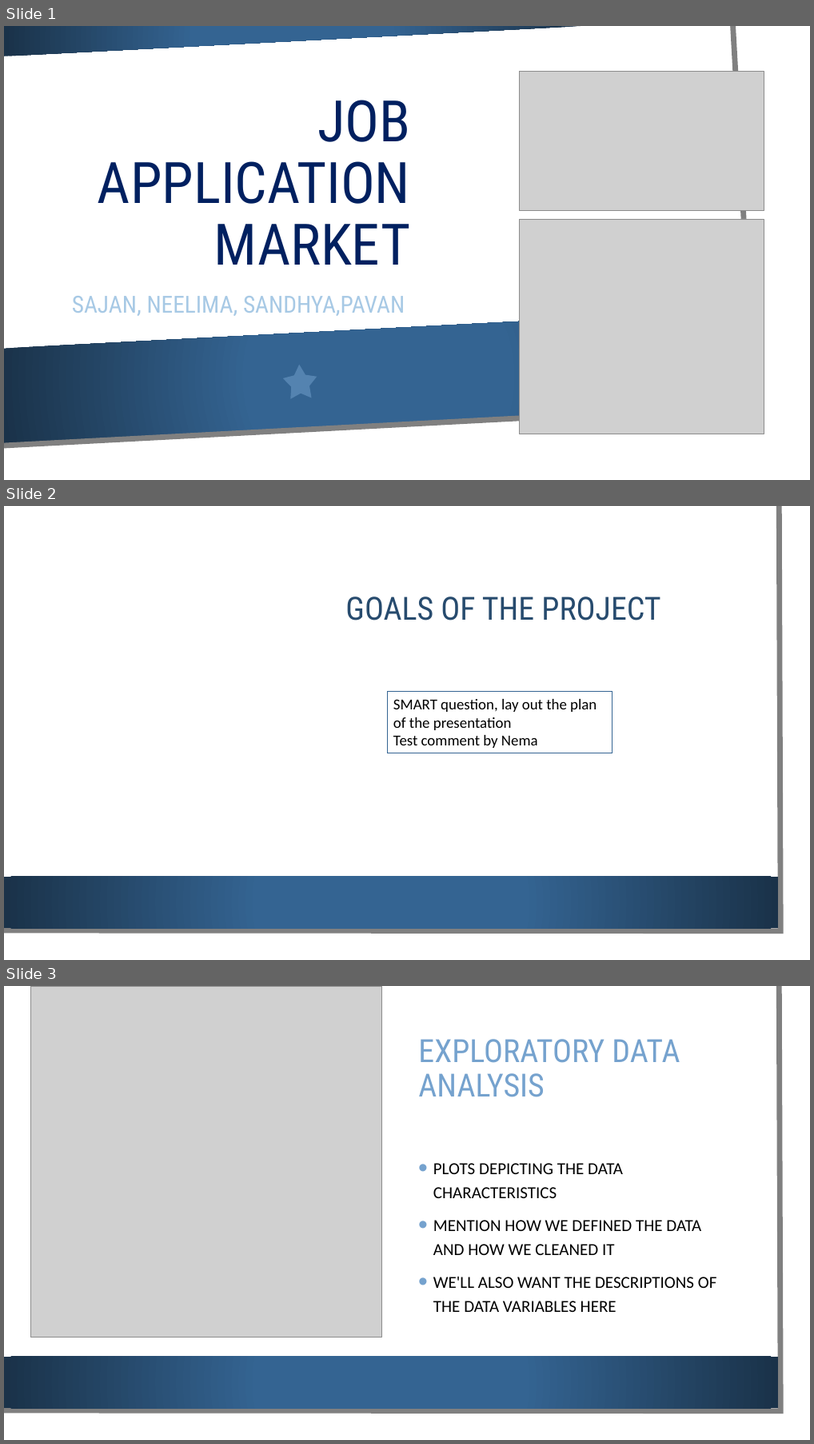
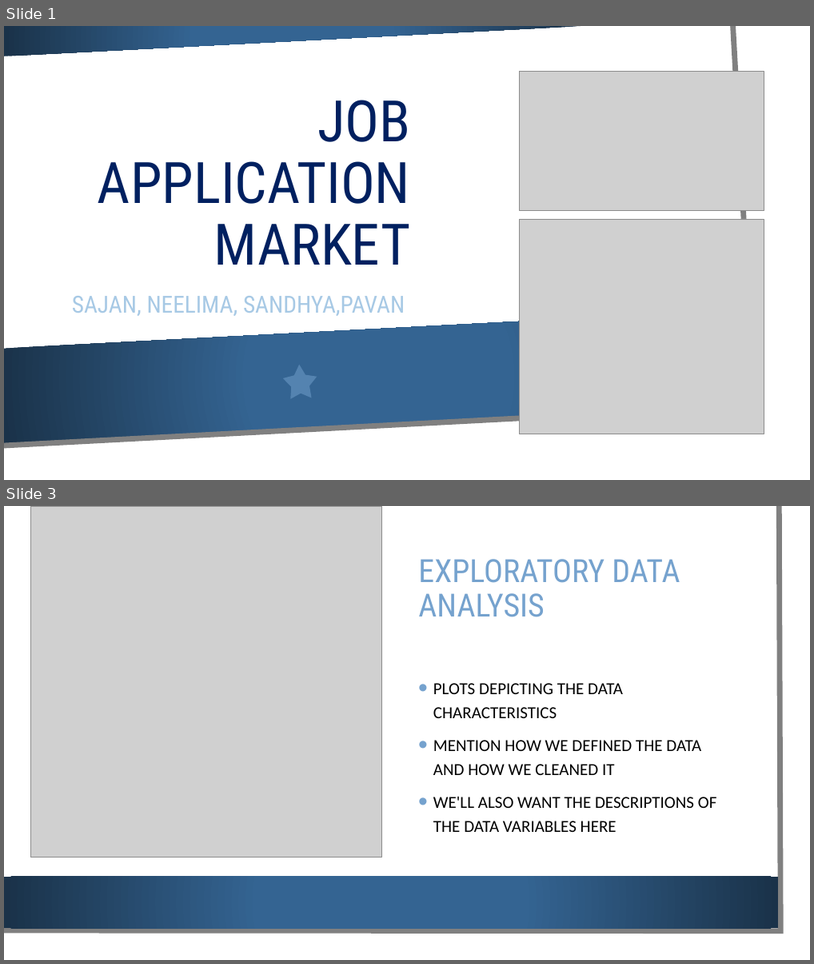
Before and after one commit to NemaPuthanveetil/DATS6101-Team-Global-Project, a slide deck: Presentation for Data Science 101.pptx. Shown one above the other, each under a label of ours: slides 1, 2 and 3 before the commit, slides 1 and 3 after it; the slides between them are not shown. The pictures are 814x1444 and 814x964 pixels, drawn with LibreOffice and Linux fonts; fonts in the diff are those of the drawing; grey boxes stand for pictures; background and template pictures are left out. Boxes give left, top, right and bottom in pixels: in the first picture for what was removed or moved away, otherwise in the second. Text is boxed around its words. In the diff, an @@ line names an element or a change of style, - is before the commit and + after.

```diff
--- a/Presentation for Data Science 101.pptx
+++ b/Presentation for Data Science 101.pptx
@@ slide 2 removed at <box>4,506,810,960</box>, background picture (left out); not listed: 3 template elements that a slide beside it also shows @@
@@ title removed at <box>346,596,661,620</box> @@
-GOALS OF THE PROJECT
@@ rectangle removed at <box>387,692,612,753</box> @@
-SMART question, lay out the plan of the presentation
-Test comment by Nema
```
Also in this commit, not shown: 6 slides added, 1 other slide removed.
